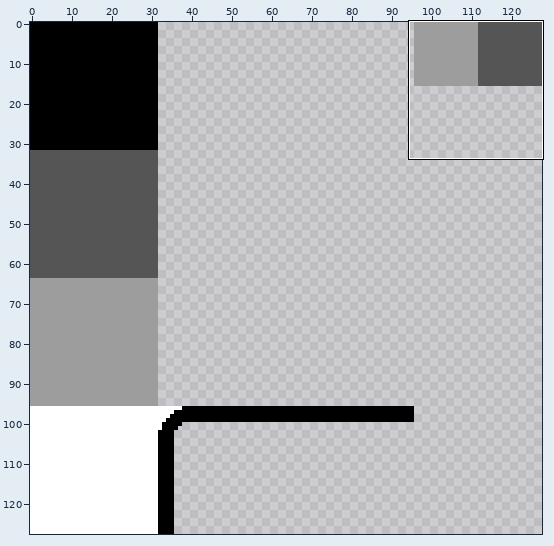
File history of a pixel-art file, aseprite/menuTiles.aseprite. The picture above shows the old version from afar; the outline marks the close-up.
Close-up. The starting point:
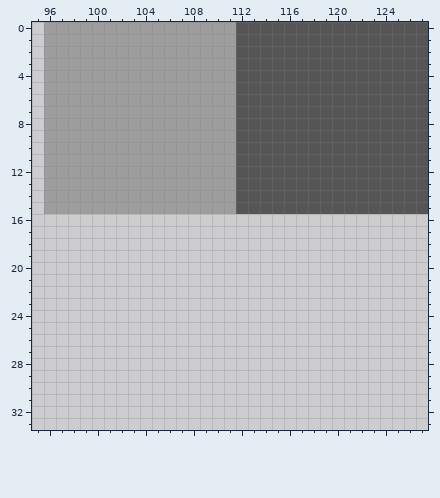
128x128 pixels, 1 frame. Shown: x 95..127, y 0..33.
The result:
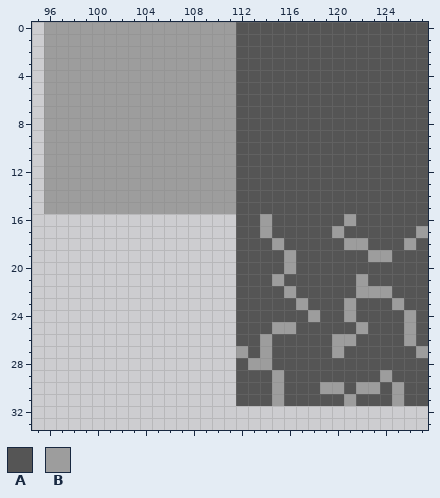
Palette (. is transparent): A #555555  B #9d9d9d
Changes in this commit:
@@ x 110..127 @@
 15 BBAAAAAAAAAAAAAAAA
-16 ..................
-17 ..................
-18 ..................
-19 ..................
-20 ..................
-21 ..................
-22 ..................
-23 ..................
-24 ..................
-25 ..................
-26 ..................
-27 ..................
-28 ..................
-29 ..................
-30 ..................
-31 ..................
+16 ..AABAAAAAABAAAAAA
+17 ..AABAAAAABAAAAAAB
+18 ..AAABAAAAABBAAABA
+19 ..AAAABAAAAAABBAAA
+20 ..AAAABAAAAAAAAAAA
+21 ..AAABAAAAAABAAAAA
+22 ..AAAABAAAAABBBAAA
+23 ..AAAAABAAABAAABAA
+24 ..AAAAAABAABAAAABA
+25 ..AAABBAAAAABAAABA
+26 ..AABAAAAABBAAAABA
+27 ..BABAAAAABAAAAAAB
+28 ..ABBAAAAAAAAAAAAA
+29 ..AAABAAAAAAAABAAA
+30 ..AAABAAABBABBABAA
+31 ..AAABAAAAABAAABAA
 32 ..................
Changed places in both close-ups, as pixel boxes (x1, y1, x2, y2):
added: (236, 214, 428, 406)
